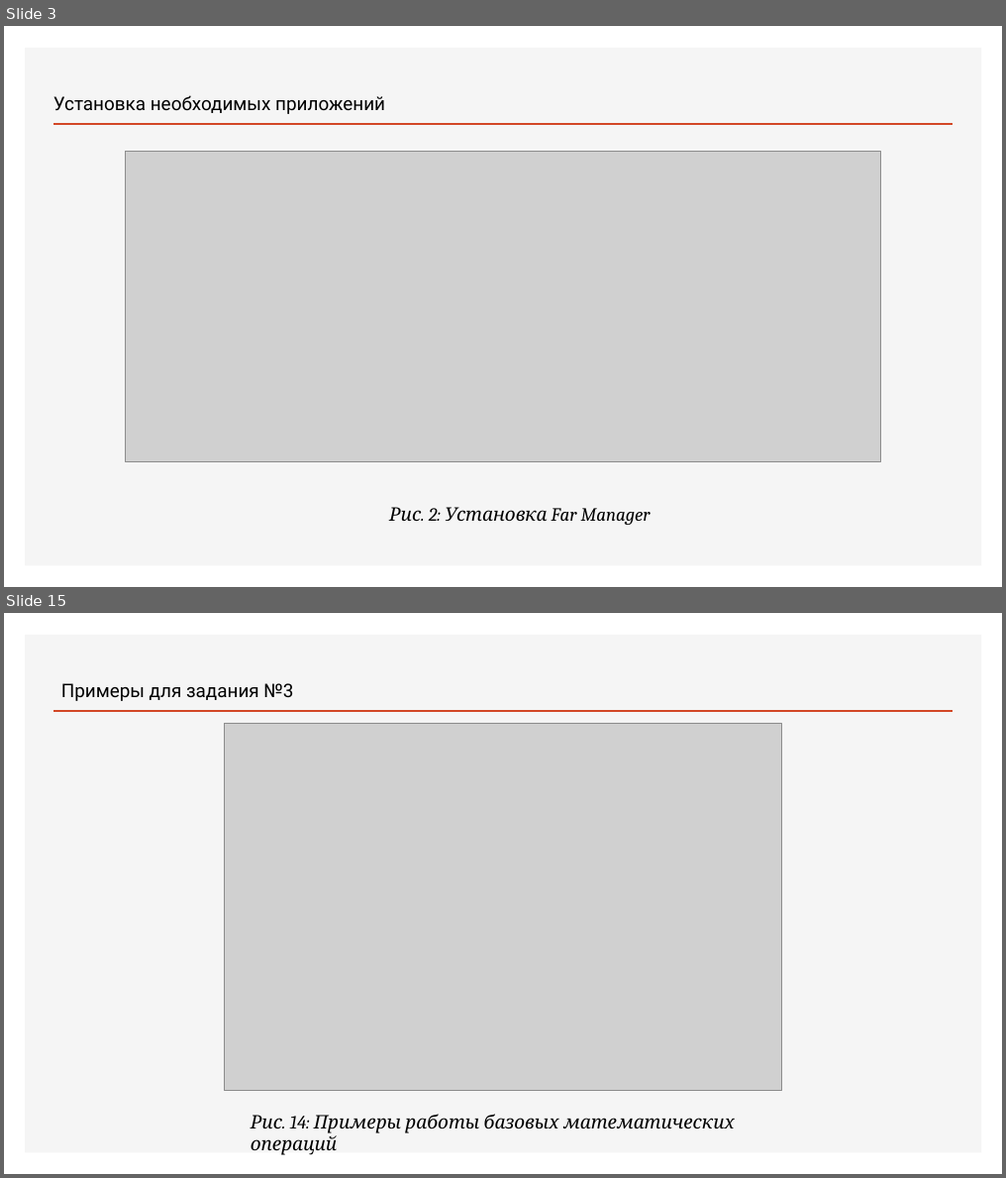
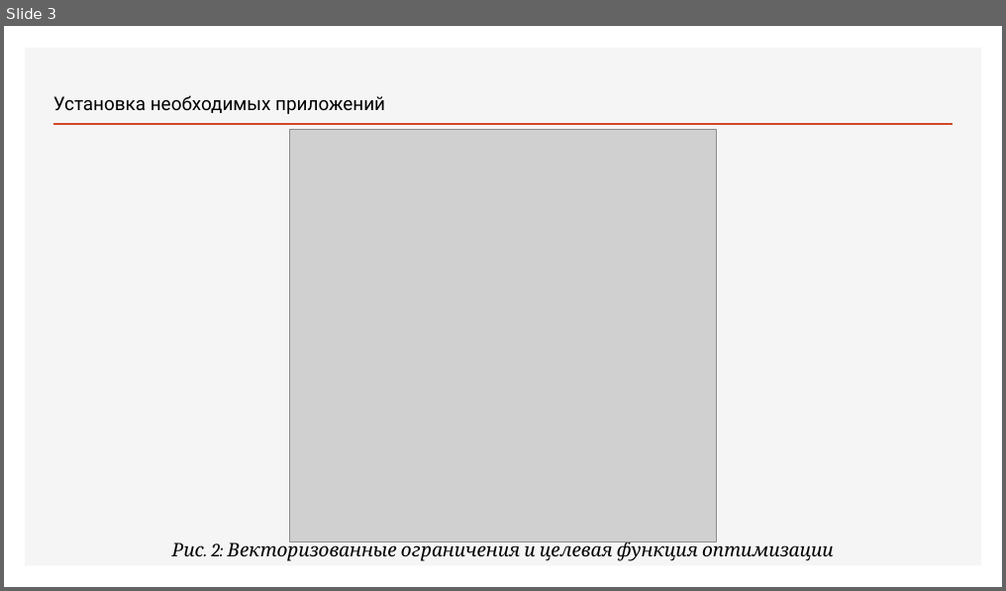
Before and after one commit to bulat-abubakarovich-isaev/K, a slide deck: lab8/presentation/presentation.pptx. Shown one above the other, each under a label of ours: slides 3 and 15 before the commit, slide 3 after it; the slides between them are not shown. The pictures are 1006x1178 and 1006x591 pixels, drawn with LibreOffice and Linux fonts; fonts in the diff are those of the drawing; grey boxes stand for pictures. Boxes give left, top, right and bottom in pixels: in the first picture for what was removed or moved away, otherwise in the second. Text is boxed around its words. In the diff, an @@ line names an element or a change of style, - is before the commit and + after.

```diff
--- a/lab8/presentation/presentation.pptx
+++ b/lab8/presentation/presentation.pptx
@@ slide 15 removed at (4, 613, 1002, 1174), background #FFFFFF; not listed: 2 template elements that a slide beside it also shows @@
@@ text removed at (61, 683, 293, 701) @@
-Примеры для задания №3
@@ picture removed at (225, 723, 782, 1091) @@
@@ text removed at (251, 1114, 735, 1156) @@
-Рис. 14: Примеры работы базовых математических операций
@@ slide 3 changed as well @@
@@ picture added at (290, 129, 717, 543) @@
@@ picture removed at (126, 152, 881, 463) @@
@@ text at (172, 539, 834, 562): text changed @@
-Рис. 2: Установка Far Manager
+Рис. 2: Векторизованные ограничения и целевая функция оптимизации
```
Also in this commit, not shown: 3 other slides changed, 15 slides added, 12 other slides removed, 3 other files.
